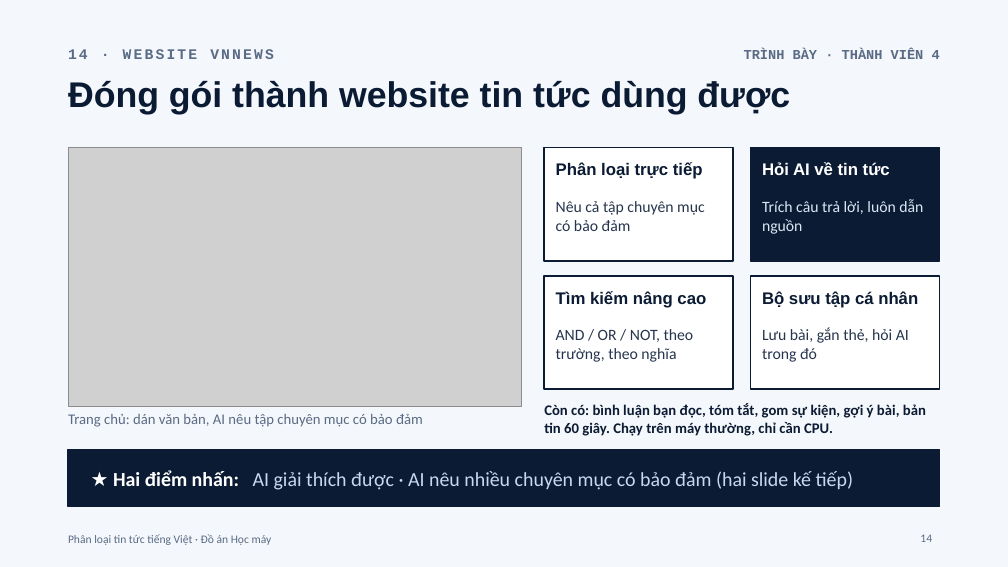
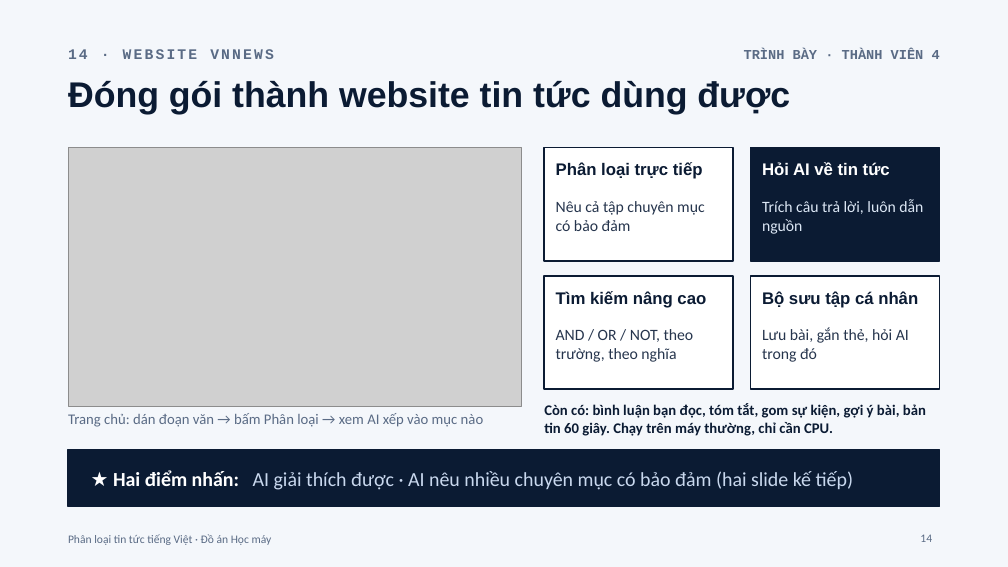
Before and after one commit to PhucHoang3010/Vietnamese-News-Classification, a slide deck: slide 14 of trinh-bay/VnNews-Slide-Do-An-Nhom.pptx. Drawn at 1008x567 pixels with LibreOffice and Linux fonts; fonts in the diff are those of the drawing; grey boxes stand for pictures. Boxes give left, top, right and bottom in pixels: in the first picture for what was removed or moved away, otherwise in the second. Text is boxed around its words. In the diff, an @@ line names an element or a change of style, - is before the commit and + after.

```diff
--- a/trinh-bay/VnNews-Slide-Do-An-Nhom.pptx
+++ b/trinh-bay/VnNews-Slide-Do-An-Nhom.pptx
@@ text at box(68, 413, 484, 427): text changed @@
-Trang chủ: dán văn bản, AI nêu tập chuyên mục có bảo đảm
+Trang chủ: dán đoạn văn → bấm Phân loại → xem AI xếp vào mục nào
```
Also in this commit, not shown: 15 other files.
